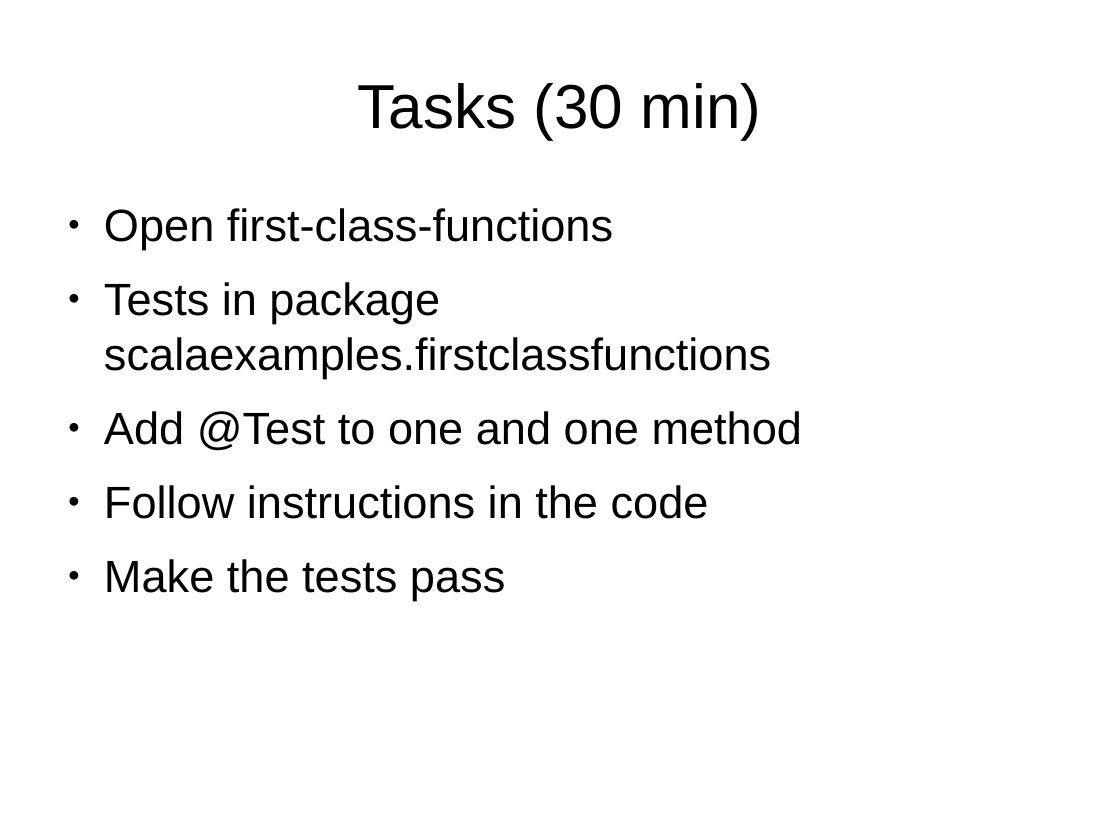
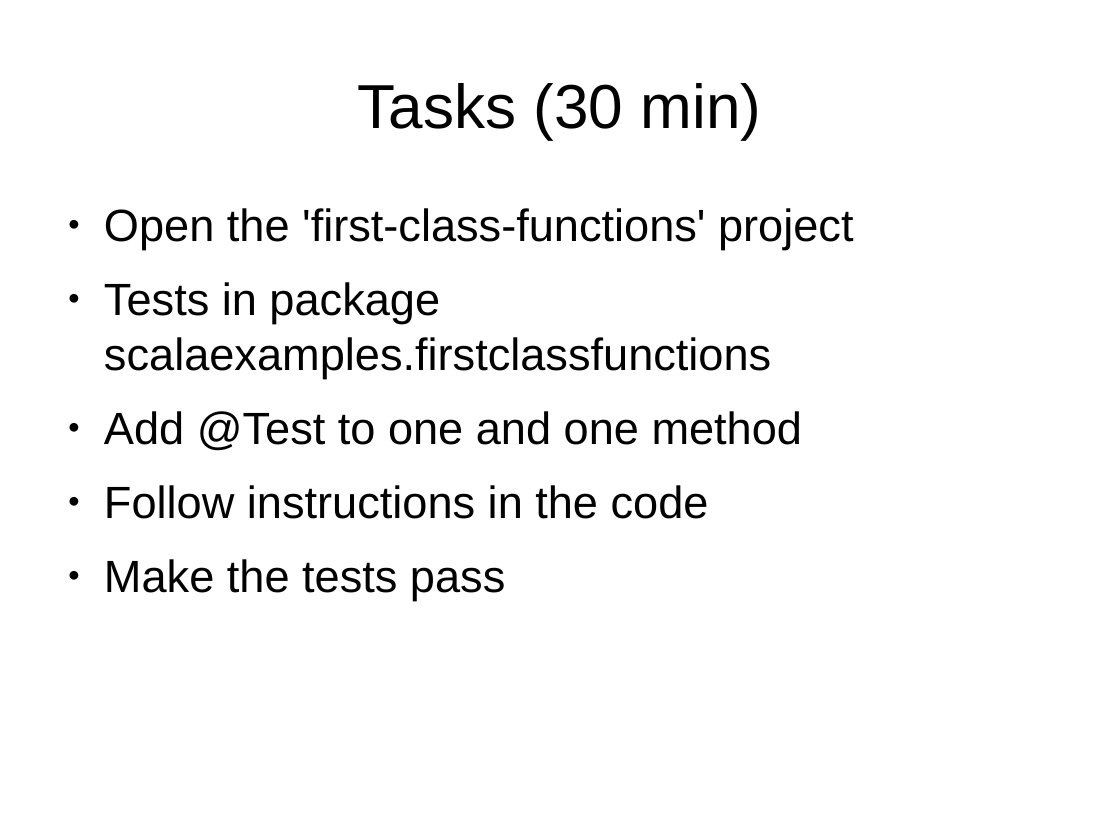
Before and after one commit to javaBin/scala-training-slides, a slide deck: slide 8 of 1.4 - firstclassfunctions.odp. Drawn at 1120x840 pixels with LibreOffice and Linux fonts; fonts in the diff are those of the drawing; background and template pictures are left out. Boxes give left, top, right and bottom in pixels: in the first picture for what was removed or moved away, otherwise in the second. Text is boxed around its words. In the diff, an @@ line names an element or a change of style, - is before the commit and + after.

```diff
--- a/1.4 - firstclassfunctions.odp
+++ b/1.4 - firstclassfunctions.odp
@@ text at [104, 208, 853, 250]: text changed @@
-● Open first-class-functions
+● Open the 'first-class-functions' project
```
Also in this commit, not shown: 1 other slide changed, 9 other files.
